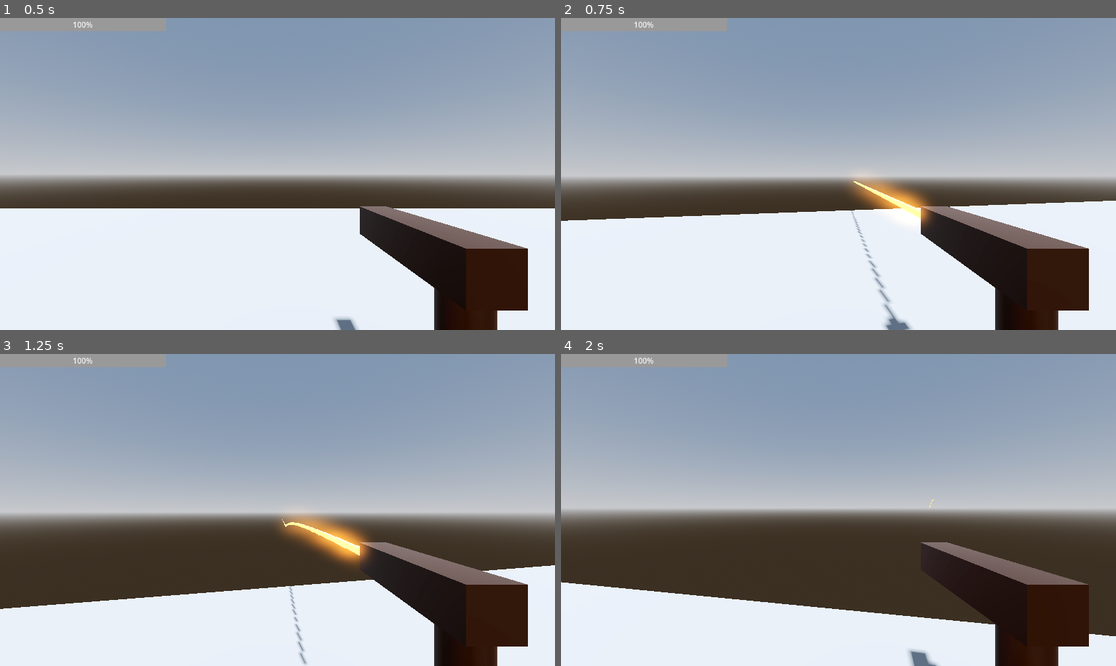
Above: before the commit, frames 1-4 (two rows, left to right).
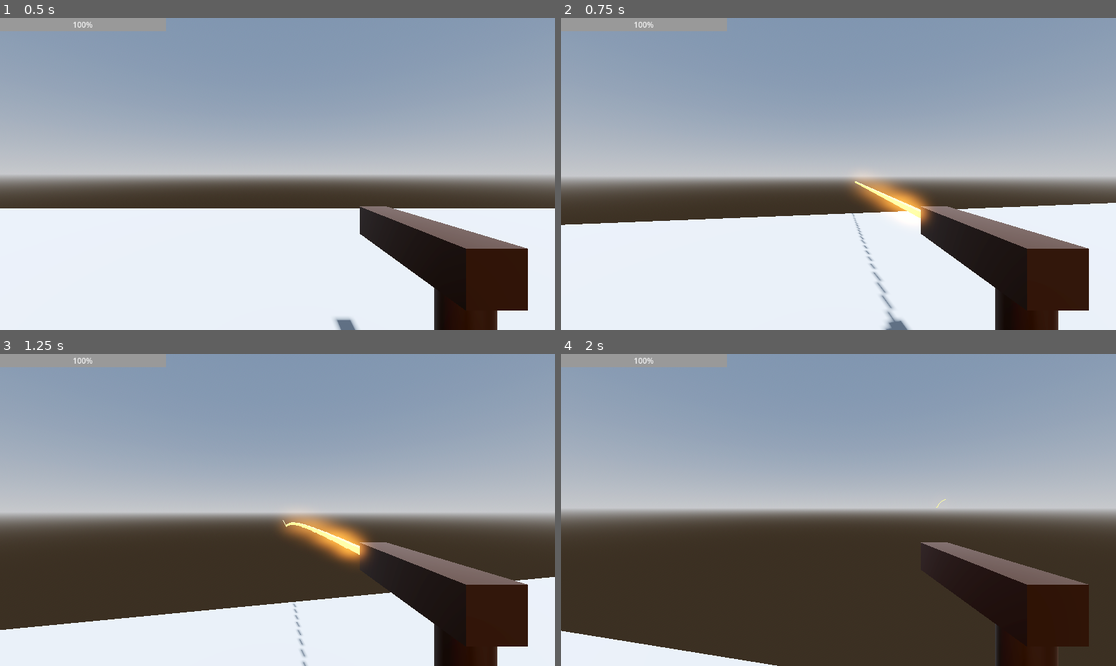
Above: after the commit, the same moments.

Repository: fallendynasty/nuclear
Game: Godot game, scene res://new_player_controller_test.tscn
The game is run twice, just before and just after one commit, with the same random seed, the same clock (stepped at 60 frames per second) and the same inputs.
Inputs (mouse positions are in pixels of both pictures, inside the frame that each line leads up to):
- Up to frame 1 (0.5 s): no input
- Up to frame 2 (0.75 s): tap Enter (ui_accept) at 0.5 s; move the mouse to (866, 174) at 0.52 s; press the mouse at (866, 174) at 0.53 s; hold W (forward) from 0.53 s (still down)
- Up to frame 3 (1.25 s): keep holding W (forward); tap Space (jump) at 0.77 s
- Up to frame 4 (2 s): keep holding W (forward); move the mouse to (810, 510) at 1.27 s; release the mouse at (810, 510) at 1.28 s; tap Ctrl (sprint, bound only after the commit) at 1.35 s; tap Space (jump) at 1.52 s

Frame 1 is identical in both runs. In frame 2, 1.2% of the frame differs, in the area x 0-100%, y 52-100%; in frame 3, 4.5%; in frame 4, 14%, in the area x 0-100%, y 46-100%.

Commit message:
add basic sliding

Diff:
--- a/player_controller/player.tscn
+++ b/player_controller/player.tscn
@@ -23,9 +23,86 @@
 
 [sub_resource type="Animation" id="Animation_manu0"]
 resource_name = "slide"
+length = 0.15
+tracks/0/type = "value"
+tracks/0/imported = false
+tracks/0/enabled = true
+tracks/0/path = NodePath("CollisionShape3D:shape:height")
+tracks/0/interp = 1
+tracks/0/loop_wrap = true
+tracks/0/keys = {
+"times": PackedFloat32Array(0, 0.133333),
+"transitions": PackedFloat32Array(1, 1),
+"update": 0,
+"values": [2.0, 1.5]
+}
+tracks/1/type = "value"
+tracks/1/imported = false
+tracks/1/enabled = true
+tracks/1/path = NodePath("CollisionShape3D:position")
+tracks/1/interp = 1
+tracks/1/loop_wrap = true
+tracks/1/keys = {
+"times": PackedFloat32Array(0, 0.133333),
+"transitions": PackedFloat32Array(1, 1),
+"update": 0,
+"values": [Vector3(0, 1, 0), Vector3(0, 0.75, 0)]
+}
+tracks/2/type = "value"
+tracks/2/imported = false
+tracks/2/enabled = true
+tracks/2/path = NodePath("CameraController:position")
+tracks/2/interp = 1
+tracks/2/loop_wrap = true
+tracks/2/keys = {
+"times": PackedFloat32Array(0, 0.133333),
+"transitions": PackedFloat32Array(1, 1),
+"update": 0,
+"values": [Vector3(0, 1.5, 0), Vector3(0, 1.25, 0)]
+}
+
+[sub_resource type="Animation" id="Animation_ce0a0"]
+length = 0.001
+tracks/0/type = "value"
+tracks/0/imported = false
+tracks/0/enabled = true
+tracks/0/path = NodePath("CollisionShape3D:shape:height")
+tracks/0/interp = 1
+tracks/0/loop_wrap = true
+tracks/0/keys = {
+"times": PackedFloat32Array(0),
+"transitions": PackedFloat32Array(1),
+"update": 0,
+"values": [2.0]
+}
+tracks/1/type = "value"
+tracks/1/imported = false
+tracks/1/enabled = true
+tracks/1/path = NodePath("CollisionShape3D:position")
+tracks/1/interp = 1
+tracks/1/loop_wrap = true
+tracks/1/keys = {
+"times": PackedFloat32Array(0),
+"transitions": PackedFloat32Array(1),
+"update": 0,
+"values": [Vector3(0, 1, 0)]
+}
+tracks/2/type = "value"
+tracks/2/imported = false
+tracks/2/enabled = true
+tracks/2/path = NodePath("CameraController:position")
+tracks/2/interp = 1
+tracks/2/loop_wrap = true
+tracks/2/keys = {
+"times": PackedFloat32Array(0),
+"transitions": PackedFloat32Array(1),
+"update": 0,
+"values": [Vector3(0, 1.5, 0)]
+}
 
 [sub_resource type="AnimationLibrary" id="AnimationLibrary_a4ge6"]
 _data = {
+"RESET": SubResource("Animation_ce0a0"),
 "slide": SubResource("Animation_manu0")
 }
 
@@ -44,6 +121,7 @@
 transform = Transform3D(1, 0, 0, 0, 1, 0, 0, 0, 1, 0, 1.5, 0)
 
 [node name="Camera3D" type="Camera3D" parent="CameraController"]
+transform = Transform3D(-1, 0, 8.74228e-08, 0, 1, 0, -8.74228e-08, 0, -1, 0, 0, 0)
 
 [node name="HealthBar" type="ProgressBar" parent="CameraController/Camera3D"]
 offset_right = 344.0
--- a/player_controller/scripts/player.gd
+++ b/player_controller/scripts/player.gd
@@ -17,6 +17,7 @@
 @export var INPUT_BACKWARD : String = "backwards"
 @export var INPUT_JUMP: String = "jump"
 @export var INPUT_SPRINT : String = "sprint"
+@export var INPUT_SLIDE : String = "slide"
 
 #instantiate environment variables
 var _mouse_input : bool = false
--- a/player_controller/scripts/state_machine.gd
+++ b/player_controller/scripts/state_machine.gd
@@ -2,6 +2,7 @@
 
 @export var initial_state: State = null
 @export var player: Player
+@export var animation_player: AnimationPlayer
 
 # TODO change, just default above to IdleState or something
 @onready var state: State = (func get_initial_state() -> State:
@@ -13,10 +14,16 @@
 	if player == null:
 		player = owner
 
+	# TODO jank but whatever
+	if animation_player == null:
+		animation_player = $"../AnimationPlayer"
+
 	for state_node: State in find_children("*", "State"):
 		# jank solution to get player object, will do for now
 		prints("[StateMachine] State Node '%s' found" % state_node.name)
+		# is there a better way to do this 🤨
 		state_node.player = player
+		state_node.animation_player = animation_player
 		state_node.finished.connect(_transition_to_next_state)
 
 	await owner.ready
--- a/player_controller/scripts/states/running_state.gd
+++ b/player_controller/scripts/states/running_state.gd
@@ -12,6 +12,9 @@
 func physics_update(_delta: float) -> void:
 	super.handle_movement()
 	super.handle_GroundedStates_signal_emission()
+	if Input.is_action_just_pressed(player.INPUT_SLIDE):
+		finished.emit("SlidingState")
+
 	if player.velocity.length() == 0:
 		finished.emit("IdleState")
 
--- a/player_controller/scripts/states/sliding_state.gd
+++ b/player_controller/scripts/states/sliding_state.gd
@@ -1,7 +1,13 @@
 class_name SlidingState extends State
+
+@export var slide_speed: float = 7.0
+@export var slide_duration_seconds: float = 1.0
+# var slide_vector: Vector3 = Vector3(0, 1)
+var initial_velocity: Vector3
 
 ## Called by the state machine when receiving unhandled input events.
 func handle_input(_event: InputEvent) -> void:
+	# await get_tree().create_timer(slide_duration_seconds).timeout
 	pass
 
 ## Called by the state machine on the engine's main loop tick.
@@ -10,16 +16,26 @@
 
 ## Called by the state machine on the engine's physics update tick.
 func physics_update(_delta: float) -> void:
-	# NOTE: since we are on the floor, we can ignore gravity
-	# super.handle_GroundedStates_signal_emission()
-	# if Input.get_vector(player.INPUT_LEFT, player.INPUT_RIGHT, player.INPUT_FORWARD, player.INPUT_BACKWARD).length() > 0:
-	# 	finished.emit("RunningState")
-	pass
+	player.velocity.x = move_toward(player.velocity.x, initial_velocity.x, player.FRICTION)
+	player.velocity.z = move_toward(player.velocity.z, initial_velocity.z, player.FRICTION)
+
+	# super.handle_movement()
+	player.move_and_slide()
+
+	# await get_tree().create_timer(slide_duration_seconds).timeout
+	if Input.is_action_just_released(player.INPUT_SLIDE):
+		finished.emit("RunningState")
+	elif Input.is_action_just_pressed(player.INPUT_JUMP):
+		finished.emit("JumpingState")
 
 ## Called by the state machine upon changing the active state. The `data` parameter is a dictionary with arbitrary data the state can use to initialize itself.
 func enter(previous_state_path: String, data := {}) -> void:
 	prints("[SlidingState] Idle State Entered")
+	animation_player.play("slide")
+	initial_velocity = player.velocity
+	player.velocity += player.velocity.normalized() * slide_speed
 
 ## Called by the state machine before changing the active state. Use this function to clean up the state.
 func exit() -> void:
 	prints("[SlidingState] Idle State Exited")
+	animation_player.play_backwards("slide")
--- a/player_controller/scripts/states/state.gd
+++ b/player_controller/scripts/states/state.gd
@@ -1,6 +1,7 @@
 ## Virtual base class State for all player states
 class_name State extends Node
 
+var animation_player: AnimationPlayer
 var player: Player
 
 ## Emitted when the state finishes and wants to transition to another state.
@@ -31,20 +32,27 @@
 func handle_movement() -> void:
 	var input_dir := Input.get_vector(player.INPUT_LEFT, player.INPUT_RIGHT, player.INPUT_FORWARD, player.INPUT_BACKWARD)
 	var move_dir := (player.transform.basis * Vector3(input_dir.x, 0, input_dir.y)).normalized()
-	player.velocity.x += move_dir.x * player.MOVE_ACCELERATION
-	player.velocity.z += move_dir.z * player.MOVE_ACCELERATION
+	# player.velocity.x += move_dir.x * player.MOVE_ACCELERATION
+	# player.velocity.z += move_dir.z * player.MOVE_ACCELERATION
 
 	#cap the max speed and slow down if the directional movement is not being pressed
-	if abs(player.velocity.x) > player.MAX_SPEED or move_dir.x == 0:
-		player.velocity.x = move_toward(player.velocity.x, 0, player.FRICTION)
-	if abs(player.velocity.z) > player.MAX_SPEED or move_dir.z == 0:
-		player.velocity.z = move_toward(player.velocity.z, 0, player.FRICTION)
+	if move_dir:
+		player.velocity.x =  move_dir.normalized().x * player.MAX_SPEED
+		player.velocity.z =  move_dir.normalized().z * player.MAX_SPEED
+	else:
+		player.velocity.x = 0
+		player.velocity.z = 0
+
+	# if abs(player.velocity.x) > player.MAX_SPEED or move_dir.x == 0:
+	# 	player.velocity.x = move_toward(player.velocity.x, 0, player.FRICTION)
+	# if abs(player.velocity.z) > player.MAX_SPEED or move_dir.z == 0:
+	# 	player.velocity.z = move_toward(player.velocity.z, 0, player.FRICTION)
 
 	player.move_and_slide()
 	#print(player.velocity.x, '       ', player.velocity.z, '      ', player.velocity.length())
 	#print(move_dir, 'move_dir')
 
-# handling signal 'finished' emission for running and idle
+## handling signal 'finished' emission for running and idle
 func handle_GroundedStates_signal_emission() -> void:
 	if not player.is_on_floor():
 		finished.emit("FallingState")
--- a/project.godot
+++ b/project.godot
@@ -44,7 +44,7 @@
 }
 sprint={
 "deadzone": 0.5,
-"events": [Object(InputEventKey,"resource_local_to_scene":fa …(146 unchanged characters)… se,"keycode":0,"physical_keycode":4194325,"key_label":0,"unicode":0,"location":0,"echo":false,"script":null)
+"events": [Object(InputEventKey,"resource_local_to_scene":fa …(146 unchanged characters)… se,"keycode":0,"physical_keycode":4194326,"key_label":0,"unicode":0,"location":0,"echo":false,"script":null)
 ]
 }
 shoot={
@@ -52,3 +52,8 @@
 "events": [Object(InputEventMouseButton,"resource_local_to_scene":false,"resource_name":"","device":-1,"window_id":0,"a …(256 unchanged characters)…
 ]
 }
+slide={
+"deadzone": 0.5,
+"events": [Object(InputEventKey,"resource_local_to_scene":false,"resource_name":"","device":-1,"window_id":0,"alt_pressed":false,"shift_pressed":false,"ctrl_pressed":false,"meta_pressed":false,"pressed":false,"keycode":0,"physical_keycode":4194325,"key_label":0,"unicode":0,"location":0,"echo":false,"script":null)
+]
+}
Not shown: 1 places in player_controller/player.tscn that only renumber resources
